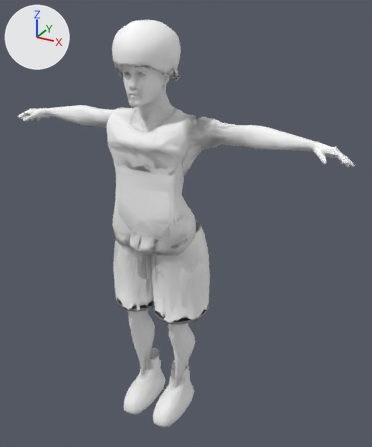
The glTF model apps/web/public/athlete/lab-athlete.glb as it was, and as the next commit left it.
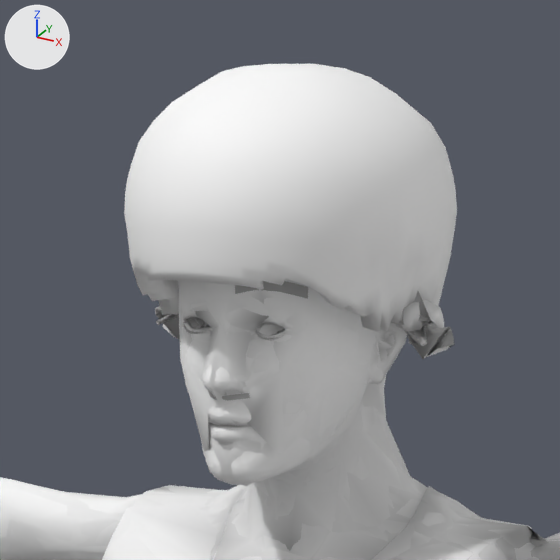
The first picture shows the older version from a camera (50 mm lens) standing at (1.138, -1.815, 1.943) and looking at (0.102, 0.069, 1.001). The close-ups show the older and then the newer version on the part from 23% to 54% of the width and 2% to 27% of the height of that picture. Only the edits that show in the close-ups are written down. The axes (+X, +Y, +Z) are drawn at upper left. The lights are the same throughout. Vertices at exactly the same position are counted once.

Names of what the first close-up shows: 'HAIR_afro', 'LOD0_athlete', 'LOD1_athlete', 'LOD2_athlete'.
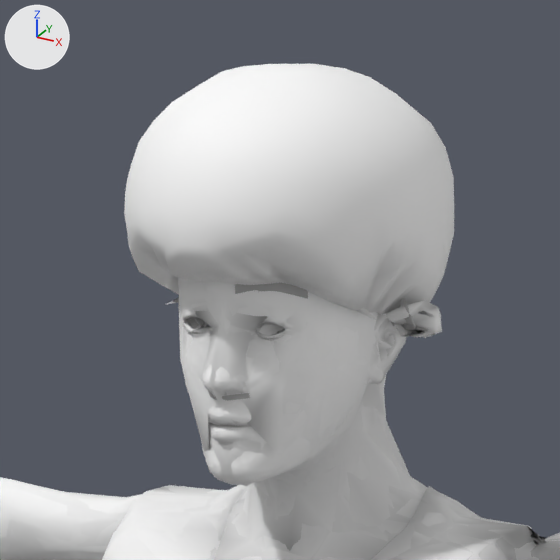
Changed parts and their boxes [x1, y1, x2, y2] in the close-ups (560 x 560 px; the box of a moved part takes in the faces that stretch with it):
'HAIR_afro', reshaped (7% shorter): before [124, 64, 457, 359]; after [124, 64, 454, 338]
part 1 of me_afro, moved or reshaped: before [127, 183, 457, 359]; after [127, 196, 450, 338]

The change, as a diff of the scene's bpy script:
```diff
--- a/apps/web/public/athlete/lab-athlete.glb.py
+++ b/apps/web/public/athlete/lab-athlete.glb.py
@@ me_afro @@
 # used by ob_hair_afro; location = (0.0, 0.0, 0.0)
-me_afro.from_pydata(...)  # 976 vertices, 1948 faces; spans x -0.14..0.14, y -0.205..0.084, z 1.647..1.865
+me_afro.from_pydata(...)  # 976 vertices, 1948 faces; spans x -0.124..0.124, y -0.205..0.084, z 1.656..1.865
+# me_afro part 1: 703 of 976 vertices moved; they spanned x -0.14..0.14, y -0.205..0.082, z 1.647..1.794 and now span x -0.124..0.124, y -0.203..0.08, z 1.656..1.792; mean shift (0.0, 0.001, 0.005); largest move (-0.126, -0.077, 1.664) -> (-0.08, -0.045, 1.685)
 me_afro.materials.append(mat_athlete_atlas)
```
